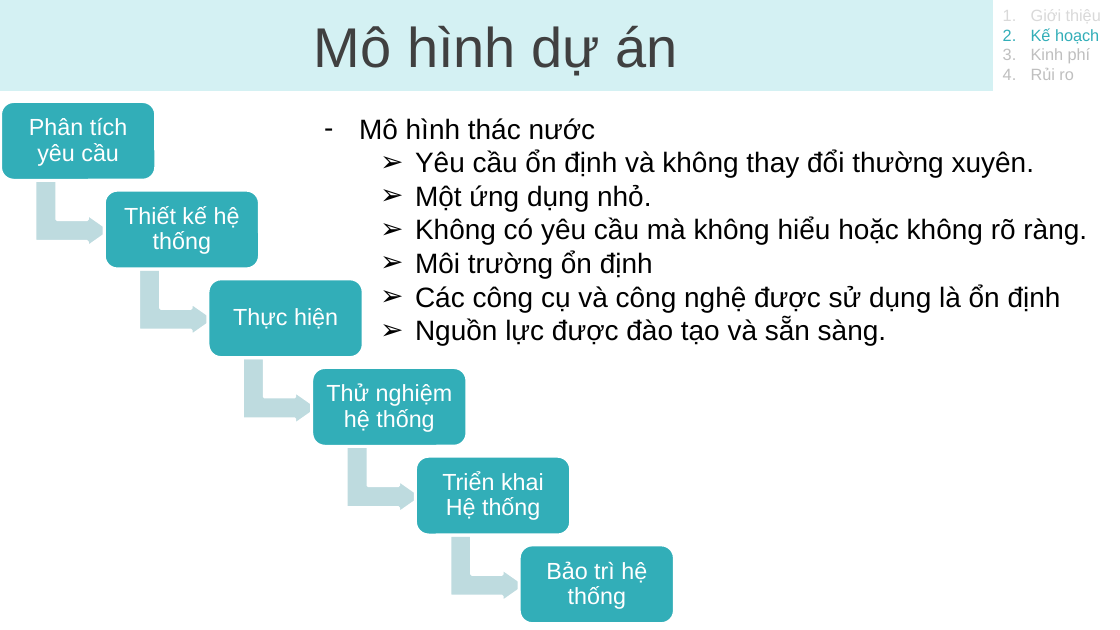
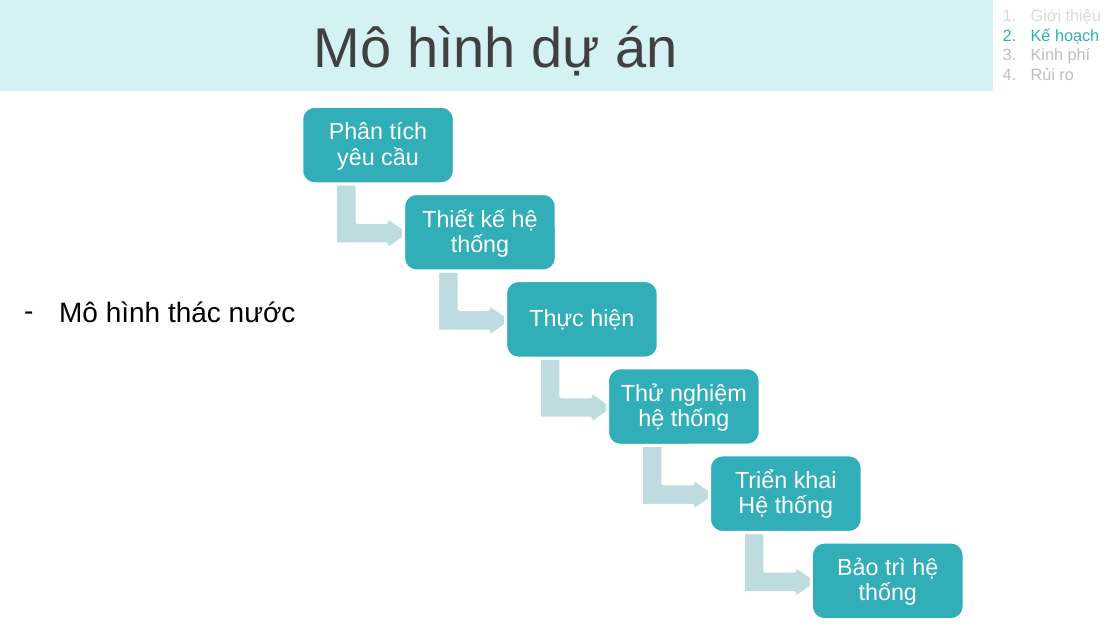
Before and after one commit to bapnam/DoAn_QTTinHoc, a slide deck: slide 6 of Nhom07/BaoCao.pptx. Drawn at 1120x630 pixels with LibreOffice and Linux fonts; fonts in the diff are those of the drawing. Boxes give left, top, right and bottom in pixels: in the first picture for what was removed or moved away, otherwise in the second. Text is boxed around its words. In the diff, an @@ line names an element or a change of style, - is before the commit and + after.

```diff
--- a/Nhom07/BaoCao.pptx
+++ b/Nhom07/BaoCao.pptx
@@ text at bbox=[415, 150, 1087, 345]: paragraphs removed @@
-  ➢ Yêu cầu ổn định và không thay đổi thường xuyên.
-  ➢ Một ứng dụng nhỏ.
-  ➢ Không có yêu cầu mà không hiểu hoặc không rõ ràng.
-  ➢ Môi trường ổn định
-  ➢ Các công cụ và công nghệ được sử dụng là ổn định
-  ➢ Nguồn lực được đào tạo và sẵn sàng.
@@ bent up arrow: place and size @@
-bent up arrow at bbox=[450, 535, 526, 603]
+bent up arrow at bbox=[336, 184, 411, 250]
@@ 2 texts, 2 rounded rectangles: place and size @@
-2 texts, 2 rounded rectangles at bbox=[0, 102, 260, 269]
+2 texts, 2 rounded rectangles at bbox=[301, 106, 556, 271]
@@ text "Mô hình thác nước": place and size @@
-text "Mô hình thác nước" at bbox=[359, 118, 1087, 345]
+text "Mô hình thác nước" at bbox=[59, 301, 296, 323]
@@ bent up arrow: place and size @@
-bent up arrow at bbox=[346, 446, 422, 513]
+bent up arrow at bbox=[438, 271, 513, 337]
@@ rounded rectangle: place and size @@
-rounded rectangle at bbox=[208, 279, 364, 357]
+rounded rectangle at bbox=[505, 281, 657, 358]
@@ text "Thực hiện": place and size @@
-text "Thực hiện" at bbox=[233, 308, 338, 329]
+text "Thực hiện" at bbox=[529, 309, 634, 330]
@@ 2 texts, 1 bent up arrow: place and size @@
-2 texts, 1 bent up arrow at bbox=[243, 357, 544, 520]
+2 texts, 1 bent up arrow at bbox=[540, 358, 837, 518]
@@ rounded rectangle: place and size @@
-rounded rectangle at bbox=[416, 456, 571, 534]
+rounded rectangle at bbox=[607, 367, 759, 445]
@@ bent up arrow: place and size @@
-bent up arrow at bbox=[35, 180, 111, 248]
+bent up arrow at bbox=[642, 446, 717, 512]
@@ rounded rectangle: place and size @@
-rounded rectangle at bbox=[311, 367, 467, 446]
+rounded rectangle at bbox=[709, 455, 861, 532]
@@ bent up arrow: place and size @@
-bent up arrow at bbox=[139, 269, 215, 336]
+bent up arrow at bbox=[744, 532, 819, 598]
@@ rounded rectangle: place and size @@
-rounded rectangle at bbox=[520, 544, 675, 623]
+rounded rectangle at bbox=[811, 542, 963, 619]
@@ text "Bảo trì hệ thống": place and size @@
-text "Bảo trì hệ thống" at bbox=[546, 561, 647, 609]
+text "Bảo trì hệ thống" at bbox=[837, 557, 938, 605]
```
Also in this commit, not shown: 9 other slides changed, 1 slide added, 4 other files.
